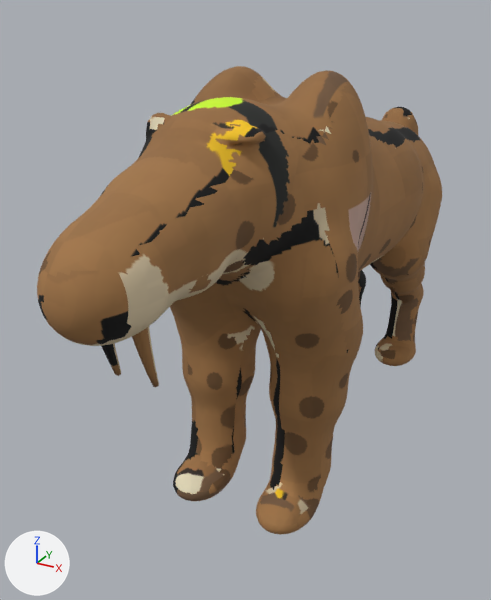
Before and after pictures for a commit that changed the glTF model reference/models/bohemia/own_body/sabre_tooth.glb.
Camera for both pictures: a 50 mm lens placed at (38.0, -97.3, 66.1), pointed at (-6.9, -15.5, 25.2). Every picture has the same lights, and +X, +Y and +Z are marked at lower left. The picture after the commit comes second. Vertices at exactly the same position are counted once.

Objects in the first picture: 'sabre_tooth'.
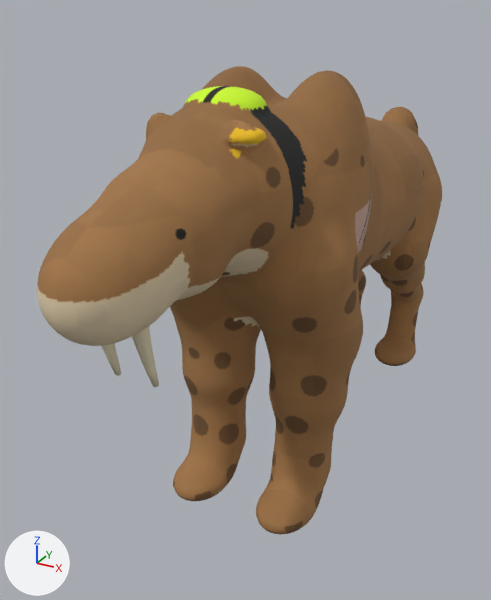
Changed parts and their boxes (x1, y1, x2, y2) in the pictures (491 x 600 px; the box of a moved part takes in the faces that stretch with it):
part 1 of me_sabre_tooth, moved or reshaped
    before: (154, 97, 273, 408)
    after: (154, 86, 273, 408)
part 2 of me_sabre_tooth, surface changed
    both: (37, 71, 420, 534)

The change, as a diff of the scene's bpy script:
```diff
--- a/reference/models/bohemia/own_body/sabre_tooth.glb.py
+++ b/reference/models/bohemia/own_body/sabre_tooth.glb.py
@@ me_sabre_tooth @@
 # used by ob_sabre_tooth; location = (0.0, 0.0, 0.0)
-me_sabre_tooth.from_pydata(...)  # 41390 vertices, 82768 faces; spans x -13.9..13.9, y -60.3..40.7, z -0.6..58.7
+me_sabre_tooth.from_pydata(...)  # 41488 vertices, 82964 faces; spans x -13.9..13.9, y -60.3..40.7, z -0.6..58.7
+# me_sabre_tooth part 1: 85 vertices moved from x -6.9..5.7, y -50.9..-21.2, z 14.0..56.7 to x -6.9..5.7, y -50.9..-21.2, z 14.0..57.8; 204 vertices removed from x -4.5..4.5, y -36.6..-28.3, z 55.4..56.7; 302 vertices added at x -4.5..4.5, y -36.7..-28.3, z 55.5..57.8
+# me_sabre_tooth part 2: 66050 kept faces spanning x -13.9..13.9, y -60.3..40.7, z -0.6..58.7 get new texture (UV) coordinates
+# other edits to the shape of me_sabre_tooth do not show in these pictures
 me_sabre_tooth.materials.append(mat_coat_sabre_tooth)
```
